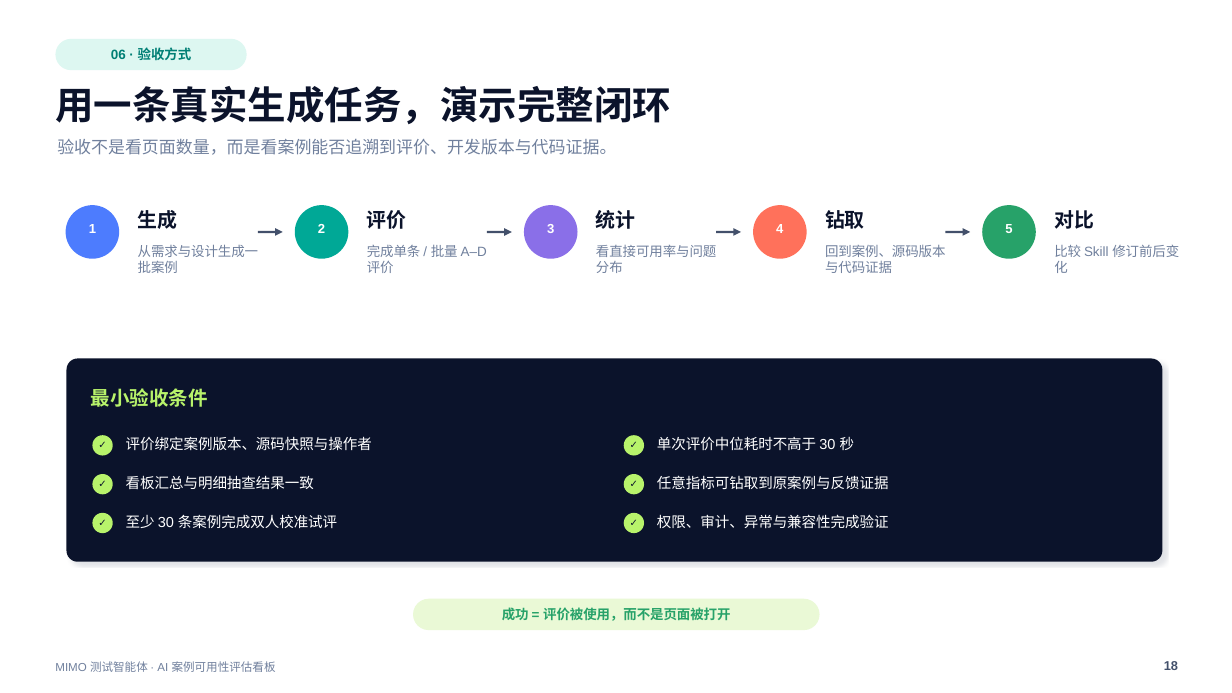
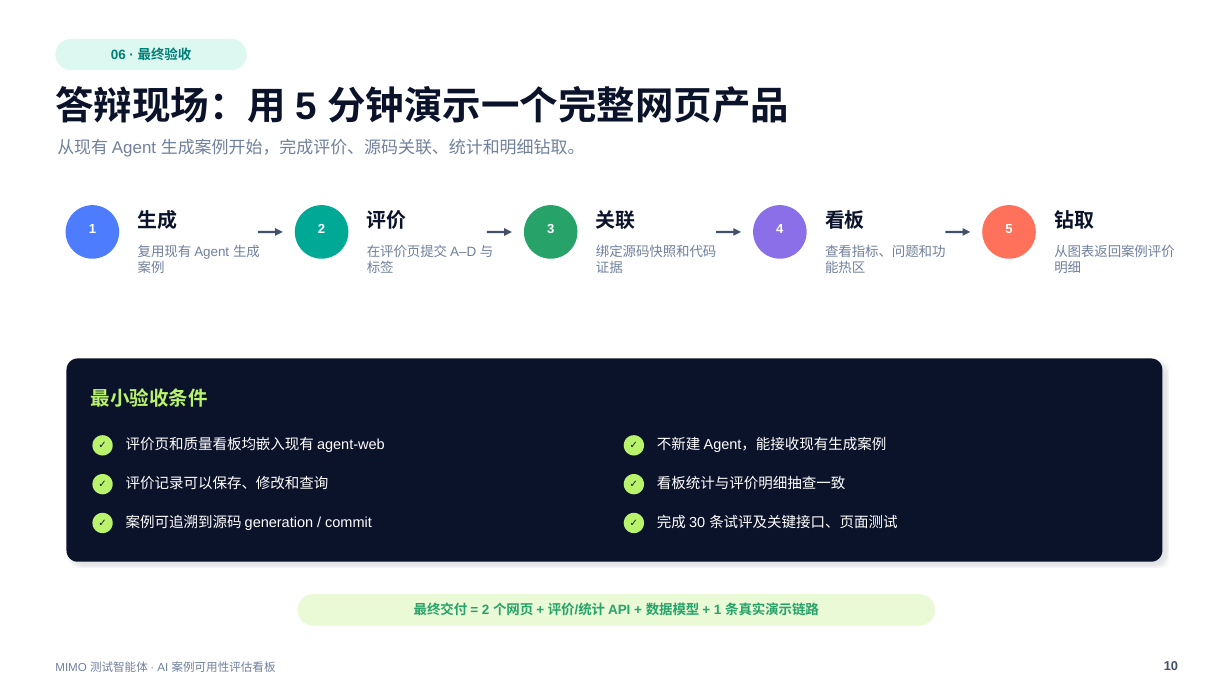
Before and after one commit to RKK222/intelligent-test-agent, a slide deck: slide 10 of artifacts/ai-case-usability-opening/AI案例可用性评估看板-开题汇报.pptx (slide 18 before the commit). Drawn at 1232x693 pixels with LibreOffice and Linux fonts; fonts in the diff are those of the drawing. Boxes give left, top, right and bottom in pixels: in the first picture for what was removed or moved away, otherwise in the second. Text is boxed around its words. In the diff, an @@ line names an element or a change of style, - is before the commit and + after.

Commit message:
精简AI案例评估看板一周实战方案

```diff
--- a/artifacts/ai-case-usability-opening/AI案例可用性评估看板-开题汇报.pptx
+++ b/artifacts/ai-case-usability-opening/AI案例可用性评估看板-开题汇报.pptx
@@ text at bbox=[111, 47, 192, 60]: text changed @@
-06 · 验收方式
+06 · 最终验收
@@ text at bbox=[55, 86, 789, 123]: text changed @@
-用一条真实生成任务，演示完整闭环
+答辩现场：用 5 分钟演示一个完整网页产品
@@ text at bbox=[57, 139, 585, 157]: text changed @@
-验收不是看页面数量，而是看案例能否追溯到评价、开发版本与代码证据。
+从现有 Agent 生成案例开始，完成评价、源码关联、统计和明细钻取。
@@ ellipse at bbox=[524, 205, 578, 259]: fill #8A6FE8 to #27A269 @@
@@ ellipse at bbox=[753, 205, 807, 259]: fill #FF715B to #8A6FE8 @@
@@ ellipse at bbox=[982, 205, 1036, 259]: fill #27A269 to #FF715B @@
@@ text at bbox=[596, 210, 636, 229]: text changed @@
-统计
+关联
@@ text at bbox=[825, 210, 865, 229]: text changed @@
-钻取
+看板
@@ text at bbox=[1054, 210, 1094, 229]: text changed @@
-对比
+钻取
@@ text at bbox=[138, 245, 260, 273]: text changed @@
-从需求与设计生成一批案例
+复用现有 Agent 生成案例
@@ text at bbox=[367, 245, 493, 273]: text changed @@
-完成单条 / 批量 A–D 评价
+在评价页提交 A–D 与标签
@@ text at bbox=[596, 244, 716, 273]: text changed @@
-看直接可用率与问题分布
+绑定源码快照和代码证据
@@ text at bbox=[825, 245, 945, 273]: text changed @@
-回到案例、源码版本与代码证据
+查看指标、问题和功能热区
@@ text at bbox=[1054, 244, 1174, 273]: text changed @@
-比较 Skill 修订前后变化
+从图表返回案例评价明细
@@ text at bbox=[126, 437, 385, 452]: text changed @@
-评价绑定案例版本、源码快照与操作者
+评价页和质量看板均嵌入现有 agent-web
@@ text at bbox=[657, 437, 887, 452]: text changed @@
-单次评价中位耗时不高于 30 秒
+不新建 Agent，能接收现有生成案例
@@ text at bbox=[126, 475, 329, 490]: text changed @@
-看板汇总与明细抽查结果一致
+评价记录可以保存、修改和查询
@@ text at bbox=[657, 475, 845, 490]: text changed @@
-任意指标可钻取到原案例与反馈证据
+看板统计与评价明细抽查一致
@@ text at bbox=[126, 515, 372, 530]: text changed @@
-至少 30 条案例完成双人校准试评
+案例可追溯到源码 generation / commit
@@ text at bbox=[657, 514, 897, 529]: text changed @@
-权限、审计、异常与兼容性完成验证
+完成 30 条试评及关键接口、页面测试
@@ rounded rectangle: place and size @@
-rounded rectangle at bbox=[413, 599, 820, 630]
+rounded rectangle at bbox=[298, 594, 935, 626]
@@ text at bbox=[414, 600, 819, 618]: text changed @@
-成功 = 评价被使用，而不是页面被打开
+最终交付 = 2 个网页 + 评价/统计 API + 数据模型 + 1 条真实演示链路
```
Also in this commit, not shown: 4 other slides changed, 2 slides added, 11 slides removed, 2 other files.
